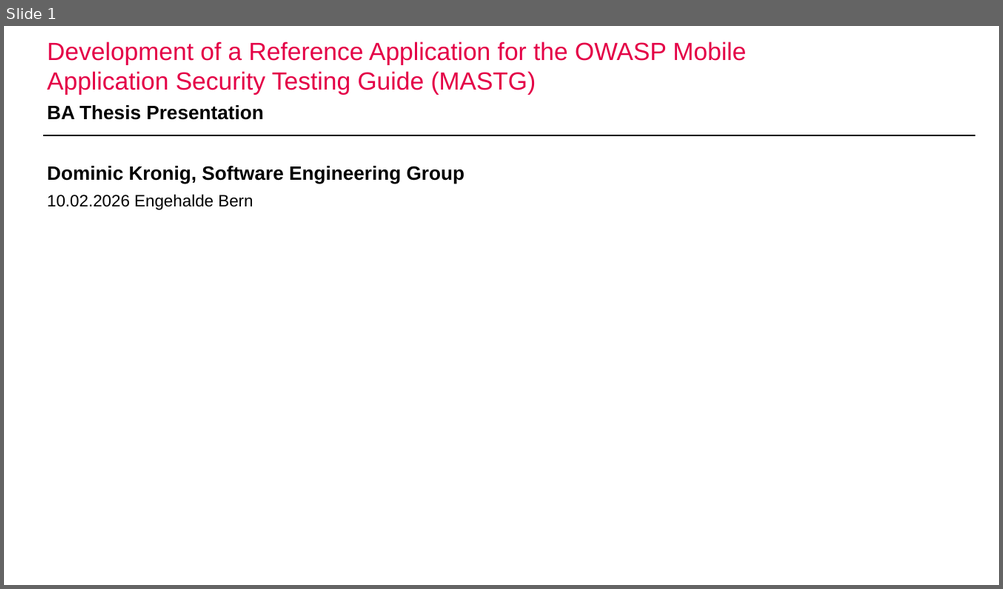
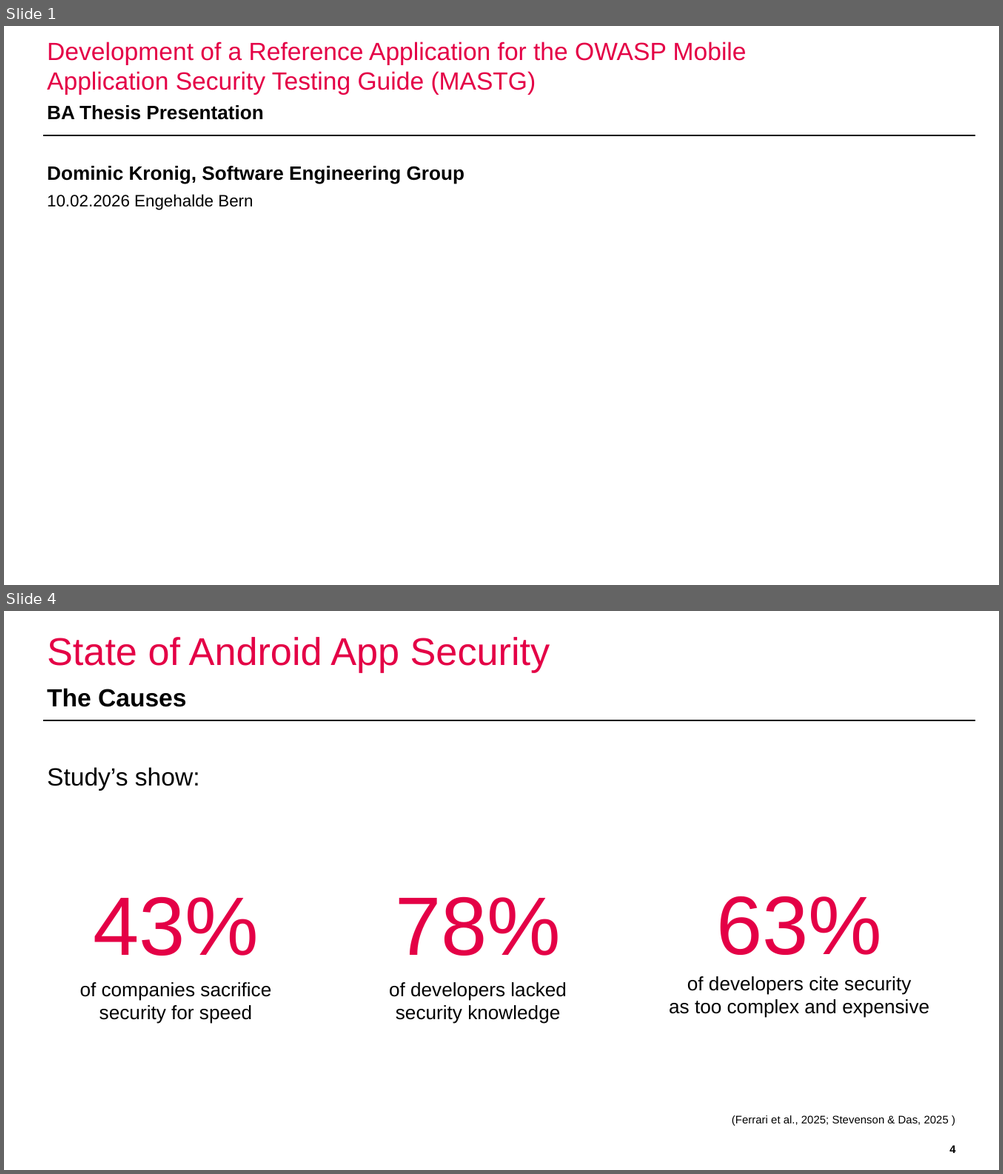
Before and after one commit to domi-cmd/Reference_Application_for_OWASP_MASTG, a slide deck: dev_documents/presentation/ba_thesis_presentation_kronig.pptx. Shown one above the other, each under a label of ours: slide 1 before the commit, slides 1 and 4 after it; the slides between them are not shown. The pictures are 1003x589 and 1003x1174 pixels, drawn with LibreOffice and Linux fonts; fonts in the diff are those of the drawing; background and template pictures are left out. Boxes give left, top, right and bottom in pixels: in the first picture for what was removed or moved away, otherwise in the second. Text is boxed around its words. In the diff, an @@ line names an element or a change of style, - is before the commit and + after.

```diff
--- a/dev_documents/presentation/ba_thesis_presentation_kronig.pptx
+++ b/dev_documents/presentation/ba_thesis_presentation_kronig.pptx
@@ slide 4 added at (4, 611, 999, 1170), background #FFFFFF; not listed: 1 template element that a slide beside it also shows @@
@@ title added at (47, 637, 550, 673), 28 pt, text #E40046 @@
+State of Android App Security
@@ text added at (47, 688, 186, 707), 18 pt, text #000000, bold @@
+The Causes
@@ text added at (47, 767, 200, 790), 18 pt, text #000000 @@
+Study’s show:
@@ text added at (80, 897, 271, 1024), 14 pt, text #000000 @@
+43%
+of companies sacrifice
+security for speed
@@ text added at (389, 897, 566, 1024), 14 pt, text #000000 @@
+78%
+of developers lacked
+security knowledge
@@ text added at (669, 896, 929, 1018), 14 pt, text #000000 @@
+63%
+of developers cite security
+as too complex and expensive
@@ text added at (731, 1116, 948, 1126), 8 pt, text #000000 @@
+(Ferrari et al., 2025; Stevenson & Das, 2025 )
@@ page number added at (949, 1145, 955, 1153), 8 pt, text #000000, bold @@
+4
```
Also in this commit, not shown: 9 slides changed, 5 other slides added, 10 slides removed.
